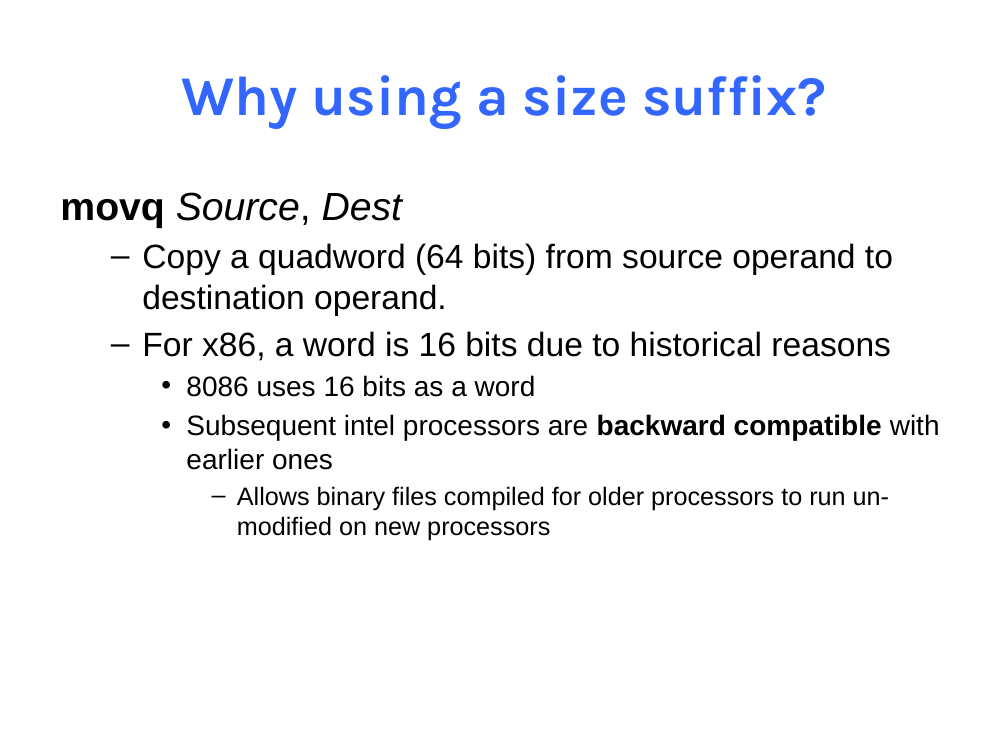
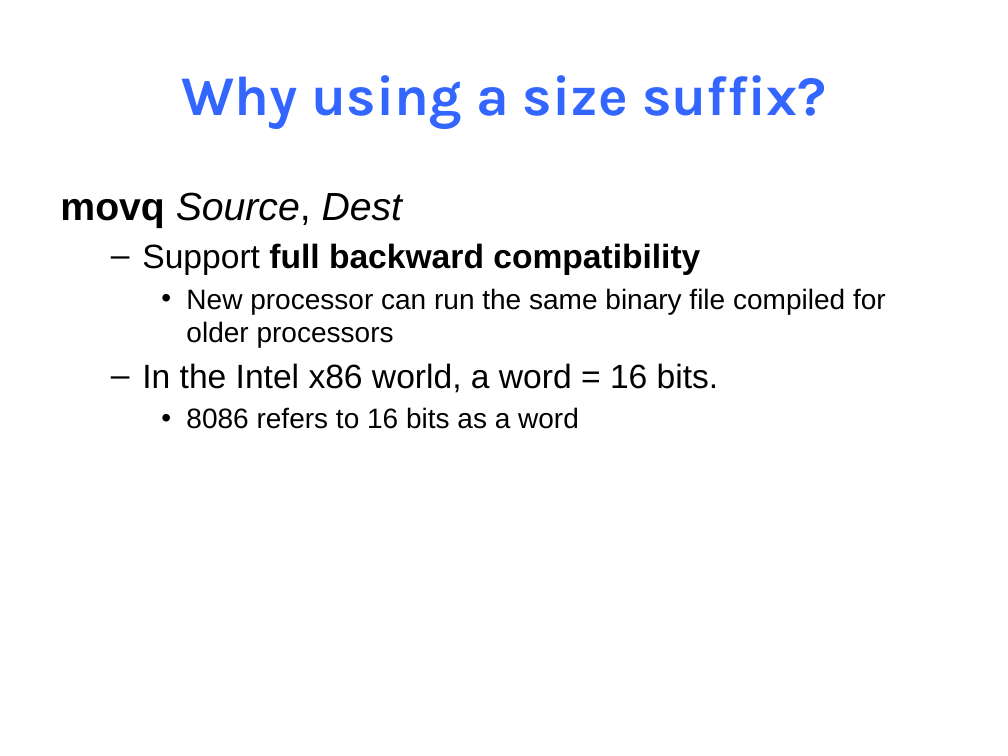
Before and after one commit to NYU-CSO/nyu-cso.github.io, a slide deck: slide 25 of notes/07-Machine_Basic.pptx (slide 26 before the commit). Drawn at 1008x756 pixels with LibreOffice and Linux fonts; fonts in the diff are those of the drawing. Boxes give left, top, right and bottom in pixels: in the first picture for what was removed or moved away, otherwise in the second. Text is boxed around its words. In the diff, an @@ line names an element or a change of style, - is before the commit and + after.

```diff
--- a/notes/07-Machine_Basic.pptx
+++ b/notes/07-Machine_Basic.pptx
@@ text at (142,243,886,429): text changed; size 24 to 20 pt @@
-  – Copy a quadword (64 bits) from source operand to destination operand.
-  – For x86, a word is 16 bits due to historical reasons
-    • 8086 uses 16 bits as a word
-    • Subsequent intel processors are backward compatible with earlier ones
-      – Allows binary files compiled for older processors to run un-modified on new processors
+  – Support full backward compatibility
+    • New processor can run the same binary file compiled for older processors
+  – In the Intel x86 world, a word = 16 bits.
+    • 8086 refers to 16 bits as a word
```
Also in this commit, not shown: 17 other slides changed, 3 slides added, 9 slides removed, 1 other file.
